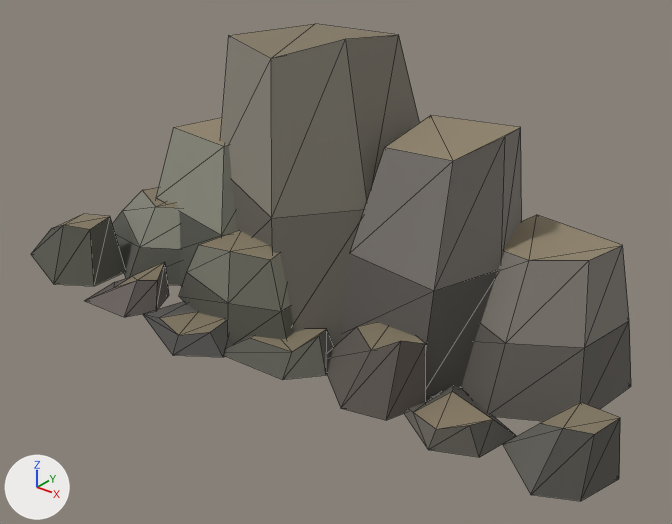
The glTF model public/models/chukar-kit/basalt-brow-lite.glb as it was, and as the next commit left it.
Both versions are drawn from a 50 mm lens placed at (18.5, -23.4, 16.2), pointed at (0.7, -1.1, 2.4). The axes (+X, +Y, +Z) are drawn at lower left. The lights are the same throughout. The first picture is the older version. Mesh edges are drawn as thin lines. Vertices at exactly the same position are counted once.

Script lines for the objects in view, before the commit:
```python
me_basalt_brow_lite = bpy.data.meshes.new('basalt-brow-lite')
me_basalt_brow_lite.from_pydata(...)  # 160 vertices, 268 faces; spans x -12.4..12.0, y -6.2..4.6, z 0.0..9.9
me_basalt_brow_lite.materials.append(mat_basalt___vertex_paint)
ob_basalt_brow_lite = bpy.data.objects.new('basalt-brow-lite', me_basalt_brow_lite)
ob_basalt_brow_lite.location = (0.0, 0.0, 0.0)
```
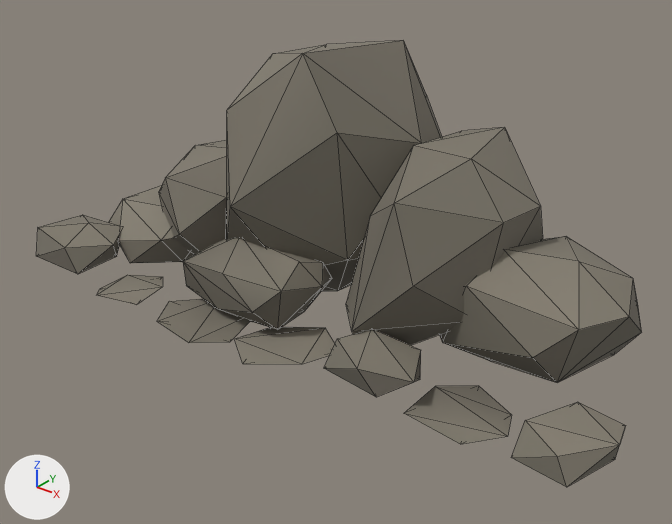
The change, as a diff of the scene's bpy script:
```diff
--- a/public/models/chukar-kit/basalt-brow-lite.glb.py
+++ b/public/models/chukar-kit/basalt-brow-lite.glb.py
@@ me_basalt_brow_lite @@
 # used by ob_basalt_brow_lite; location = (0.0, 0.0, 0.0)
-me_basalt_brow_lite.from_pydata(...)  # 160 vertices, 268 faces; spans x -12.4..12.0, y -6.2..4.6, z 0.0..9.9
+me_basalt_brow_lite.from_pydata(...)  # 195 vertices, 338 faces; spans x -12.1..12.0, y -5.9..5.6, z -0.2..9.4
+# me_basalt_brow_lite part 1: the loose piece of 15 vertices spanning x -11.9..-4.4, y -3.7..3.6, z 0.0..3.0 is rebuilt with 20 vertices and now spans x -11.4..-4.6, y -3.1..3.8, z -0.1..2.5
+# me_basalt_brow_lite part 2: the loose piece of 15 vertices spanning x -5.0..1.0, y -4.8..-0.7, z 0.0..3.5 is rebuilt with 21 vertices and now spans x -4.6..1.1, y -4.4..-0.4, z 0.0..3.1
+# me_basalt_brow_lite part 3: the loose piece of 15 vertices spanning x 0.7..6.9, y -3.3..2.7, z 0.0..7.7 is rebuilt with 21 vertices and now spans x 1.2..6.8, y -3.5..3.8, z -0.2..6.8
+# me_basalt_brow_lite part 4: the loose piece of 15 vertices spanning x -8.4..-0.8, y -3.2..3.0, z 0.0..5.9 is rebuilt with 25 vertices and now spans x -9.1..-1.6, y -3.4..4.4, z 0.1..5.6
+# me_basalt_brow_lite part 5: the loose piece of 15 vertices spanning x 3.4..10.4, y -2.7..3.4, z 0.0..4.6 is rebuilt with 22 vertices and now spans x 4.2..10.6, y -2.1..3.9, z -0.1..4.3
+# me_basalt_brow_lite part 6: the loose piece of 15 vertices spanning x -5.3..3.3, y -3.9..4.6, z 0.0..9.9 is rebuilt with 28 vertices and now spans x -4.9..3.3, y -3.8..5.6, z -0.2..9.4
+# me_basalt_brow_lite part 7: the loose piece of 10 vertices spanning x 1.9..6.0, y -5.1..-1.7, z 0.0..2.3 is rebuilt with 11 vertices and now spans x 2.6..6.1, y -4.7..-1.5, z 0.0..1.7
+# me_basalt_brow_lite part 8: the loose piece of 10 vertices spanning x -7.8..-4.8, y -5.6..-3.3, z 0.0..1.3 is rebuilt with 6 vertices and now spans x -7.7..-5.1, y -5.6..-3.1, z 0.1..0.7
+# me_basalt_brow_lite part 9: the loose piece of 10 vertices spanning x 5.1..8.9, y -5.2..-1.8, z 0.0..1.0 is rebuilt with 6 vertices and now spans x 5.9..9.0, y -4.7..-1.5, z 0.1..0.5
+# me_basalt_brow_lite part 10: the loose piece of 10 vertices spanning x -5.1..-0.7, y -6.2..-2.6, z 0.0..1.0 is rebuilt with 7 vertices and now spans x -4.8..-0.9, y -5.9..-2.6, z 0.0..0.5
+# me_basalt_brow_lite part 11: the loose piece of 10 vertices spanning x 8.8..12.0, y -5.1..-1.8, z 0.0..2.0 is rebuilt with 11 vertices and now spans x 9.3..12.0, y -4.7..-1.8, z 0.0..1.4
+# me_basalt_brow_lite part 12: the loose piece of 10 vertices spanning x -1.2..2.6, y -5.2..-2.8, z 0.0..1.2 is rebuilt with 6 vertices and now spans x -0.9..2.5, y -5.2..-2.5, z 0.1..0.6
+# me_basalt_brow_lite part 13: the loose piece of 10 vertices spanning x -12.4..-8.1, y -5.5..-2.4, z 0.0..2.3 is rebuilt with 11 vertices and now spans x -12.1..-8.0, y -5.1..-2.3, z 0.2..1.8
 me_basalt_brow_lite.materials.append(mat_basalt___vertex_paint)
```

Boxes [x1, y1, x2, y2] around the edits, measured in the pictures (672 x 524 px):
'basalt-brow-lite', reshaped (6% shorter): before [31, 24, 631, 501]; after [36, 40, 642, 487]
part 1 of me_basalt_brow_lite, rebuilt: before [113, 187, 181, 285]; after [109, 185, 195, 263]
part 2 of me_basalt_brow_lite, rebuilt: before [179, 231, 294, 343]; after [183, 238, 332, 330]
part 3 of me_basalt_brow_lite, rebuilt: before [341, 115, 522, 397]; after [346, 127, 543, 345]
part 4 of me_basalt_brow_lite, rebuilt: before [156, 118, 237, 286]; after [159, 140, 227, 254]
part 5 of me_basalt_brow_lite, rebuilt: before [461, 215, 631, 421]; after [440, 236, 642, 383]
part 6 of me_basalt_brow_lite, rebuilt: before [221, 24, 420, 347]; after [227, 40, 442, 291]
part 7 of me_basalt_brow_lite, rebuilt (31% shorter): before [327, 322, 426, 420]; after [324, 330, 421, 397]
part 8 of me_basalt_brow_lite, rebuilt (21% narrower, 45% shorter): before [85, 262, 169, 317]; after [97, 275, 163, 305]
part 9 of me_basalt_brow_lite, rebuilt: before [404, 385, 516, 457]; after [404, 385, 512, 444]
part 10 of me_basalt_brow_lite, rebuilt: before [143, 301, 234, 357]; after [157, 299, 250, 343]
part 11 of me_basalt_brow_lite, rebuilt (14% shorter): before [503, 402, 620, 501]; after [512, 402, 625, 487]
part 12 of me_basalt_brow_lite, rebuilt (8% narrower, 27% shorter): before [225, 329, 334, 380]; after [235, 327, 335, 364]
part 13 of me_basalt_brow_lite, rebuilt (8% narrower, 18% shorter): before [31, 214, 125, 286]; after [36, 215, 122, 274]
